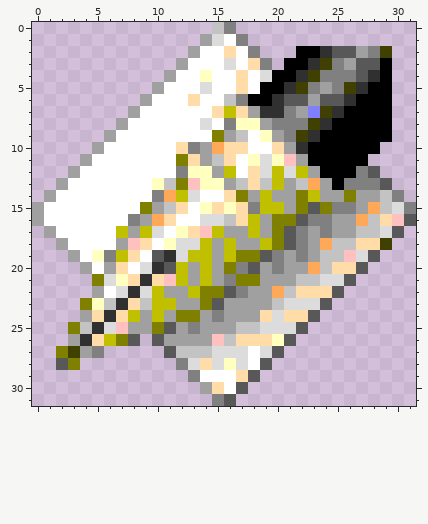
A pixel-art sprite gets an edit: lo32-app-kwrite.png. The picture above was drawn from the file before the commit.
The file is 32x32 pixels.
The same view after the edit:
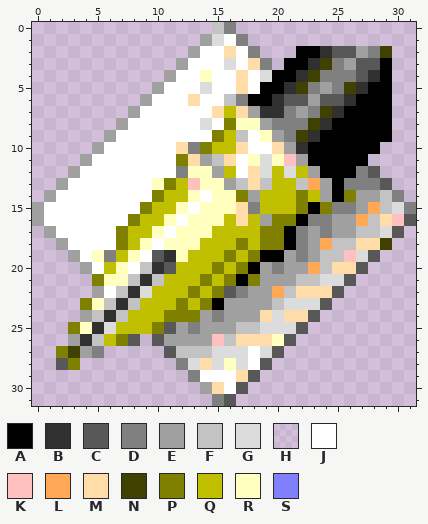
Palette (. is transparent): A #000000  B #303030  C #585858  D #808080  E #a0a0a0  F #c3c3c3  G #dcdcdc  H #ffffff40  J #ffffff  K #ffc0c0  L #ffa858  M #ffdca8  N #404000  P #808000  Q #c0c000  R #ffffc0  S #8080ff
Log entry: Some quick and dirty enhancement
Changes in this commit:
@@ x 0..31 @@
  6 HHHHHHHHHEJJJMJJFDAABCCECCBAAAHH
- 7 HHHHHHHHEJJJJJJMQMEBBDESNBAAAAHH
- 8 HHHHHHHEJJJJJJGJDRREDDDNBAAAAAHH
- 9 HHHHHHEJJJJJJJJPEFJREDNBAAAAAAHH
-10 HHHHHEJJJJJJMDELMMJJMEBAAAAAAHHH
+ 7 HHHHHHHHEJJJJJJMQMEBBDEDNBAAAAHH
+ 8 HHHHHHHEJJJJJJGJPRREDDDNBAAAAAHH
+ 9 HHHHHHEJJJJJJJJPQFJREDNBAAAAAAHH
+10 HHHHHEJJJJJJMDPQQMJJMEBAAAAAAHHH
 11 HHHHEJJJJJJJPMEFMJRGRKEAAAAAHHHH
 12 HHHEJJJJJJJJDRREQJMGQGQEAAADCHHH
-13 HHEJJJJJJJRFPKRREFMFQEFLEADDDCHH
-14 HEJJJJJJJJDLQGJJMPEQEEPQEEPEEFDH
-15 EJJJJJJJJPEFMJRMRMDQQEPCPDDELFGD
-16 EJJJJJJJDELMJJGGFMQEPPCDDEELFMKC
-17 HEJJJJJQEQGJRMKQEEQEPCDEDEEFFGCH
-18 HHEJJJJEKMJRGGQEQEEQPCDELFFMMNHH
-19 HHHEJRDQMJCBGQQEQPPCDEDEFFKGCHHH
-20 HHHHEJEMJGBCQEQEPDCEDEELFMMCHHHH
-21 HHHHHPGRMBMKQEQEDPPEEEFFGGCHHHHH
-22 HHHHHEJGBGQEEQPPCDEELFMMMCHHHHHH
-23 HHHHPRFBMFQQEEPCEEEEFGGGCHHHHHHH
-24 HHHHEMBMQEQEPPEDEEEMGMMCHHHHHHHH
-25 HHHPFBGKEEPCEDEEEFFGGGCHHHHHHHHH
-26 HHHEBMQPCHCEEEEKFMMMRCHHHHHHHHHH
+13 HHEJJJJJJJRPQKRREFMFQQFLEADDDCHH
+14 HEJJJJJJJJPQQRJRRPEQQQPQEAPEEFDH
+15 EJJJJJJJJPQQRJRRRMDQQQPAPDDELFGD
+16 EJJJJJJJPQQRJRRRQMQEPPADDEELFMKC
+17 HEJJJJJPQQRJRRRQQQQPPADEDEEFFGCH
+18 HHEJJJJPQRJRRRQQQPQPPADELFFMMNHH
+19 HHHEJRDQRJCBRQQQPQPAAEDEFFKGCHHH
+20 HHHHEJQRJFBCQQQPQPAEDEELFMMCHHHH
+21 HHHHHPRRFBFQQQPQPAPEEEFFGGCHHHHH
+22 HHHHHEJFBGQQQPQPCDEELFMMMCHHHHHH
+23 HHHHPRFBFQQQPQPAEEEEFGGGCHHHHHHH
+24 HHHHEFBFQQQPPPEDEEEMGMMCHHHHHHHH
+25 HHHPRBGQQQPCEDEEEFFGGGCHHHHHHHHH
+26 HHHEBFQPCHCEEEEKFMMMRCHHHHHHHHHH
 27 HHPNEDHHHHHCFFFGGGJGCHHHHHHHHHHH
Changed places in both pictures, as pixel boxes (x1, y1, x2, y2):
changed: (308, 106, 320, 118)
changed: (80, 118, 344, 346)
